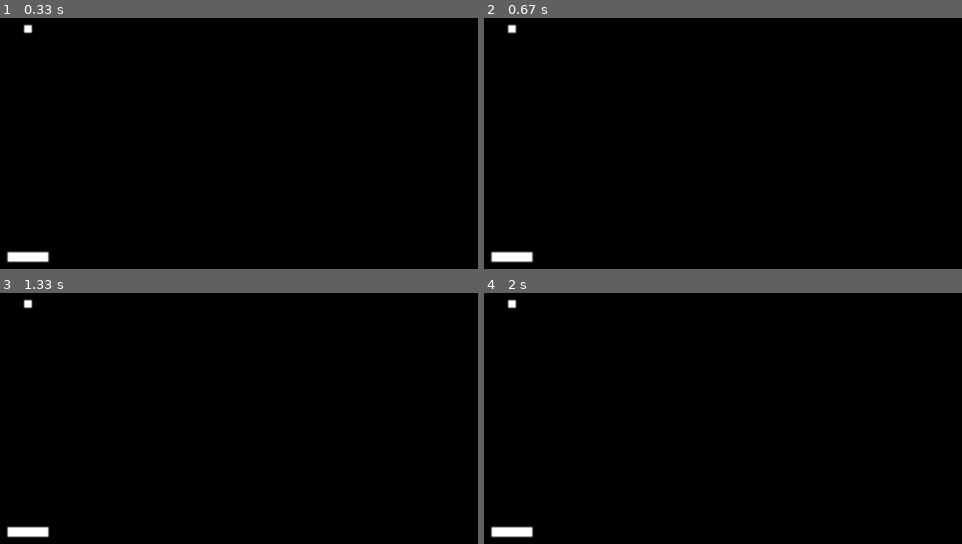
Above: before the commit, frames 1-4 (two rows, left to right).
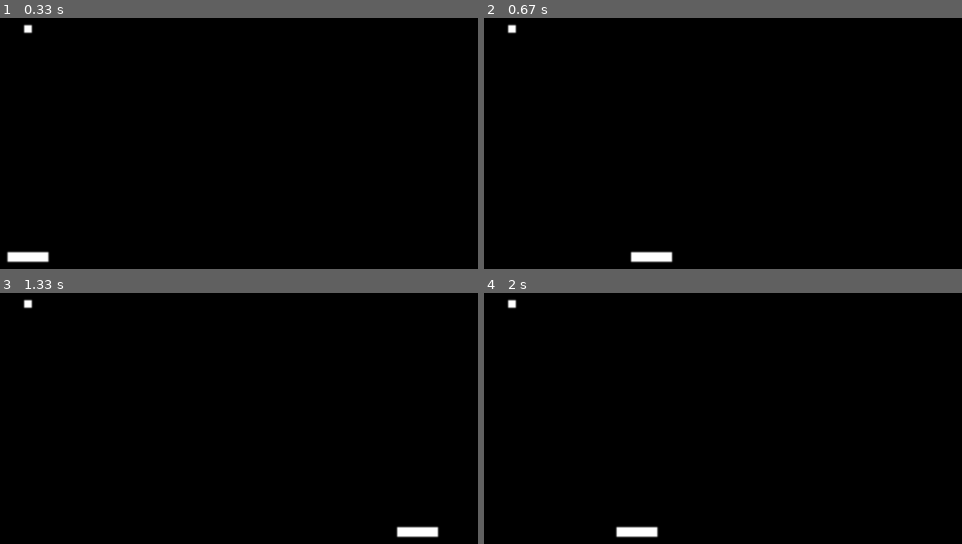
Above: after the commit, the same moments.

Repository: ghanemd/ball-and-paddle-game
Game: LÖVE game, started from main.lua
The game is run twice, just before and just after one commit, with the same random seed, the same clock (stepped at 60 frames per second) and the same inputs.
Inputs:
- Up to frame 1 (0.33 s): no input
- Up to frame 2 (0.67 s): hold Right from 0.33 s (still down)
- Up to frame 3 (1.33 s): release Right at 0.8 s; hold Right 0.83-1.3 s
- Up to frame 4 (2 s): hold Left 1.33-1.87 s; hold Left from 1.9 s (still down)

Frame 1 is identical in both runs. In frame 2, 0.8% of the frame differs, in the area x 1-40%, y 92-98%; in frame 3, 0.8%; in frame 4, 0.8%.

Commit message:
The paddle is now moving

Diff:
--- a/main.lua
+++ b/main.lua
@@ -50,6 +50,14 @@
 
 function love.update(dt)
 
+    if love.keyboard.isDown('left') then
+        paddle.dx = -PADDLE_SPEED
+    elseif love.keyboard.isDown('right') then
+        paddle.dx = PADDLE_SPEED
+    else
+        paddle.dx = 0
+    end
+
     paddle:update(dt)
     ball:update(dt)
 
--- a/paddle.lua
+++ b/paddle.lua
@@ -11,7 +11,7 @@
 
 function Paddle:update(dt)
     -- ! We need to check if the paddle is not out of the screen
-    self.x = self.x + dt * self.dx
+    self.x = math.min(VIRTUAL_WIDTH - self.width, math.max(self.x + dt * self.dx, 0))
 end
 
 function Paddle:draw()
